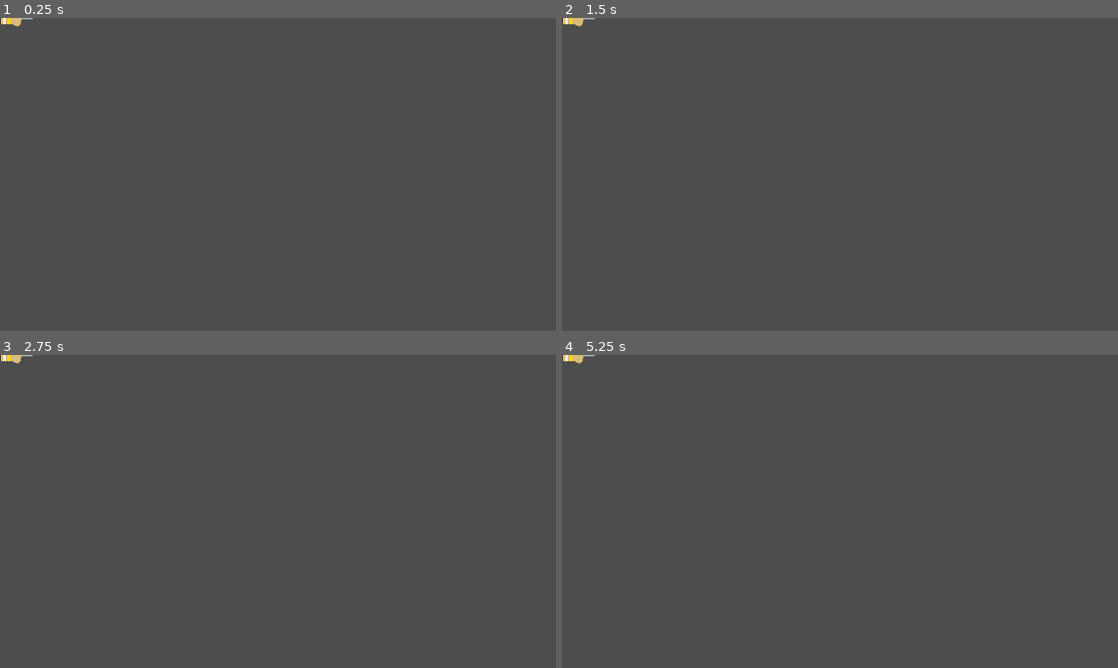
Above: before the commit, frames 1-4 (two rows, left to right).
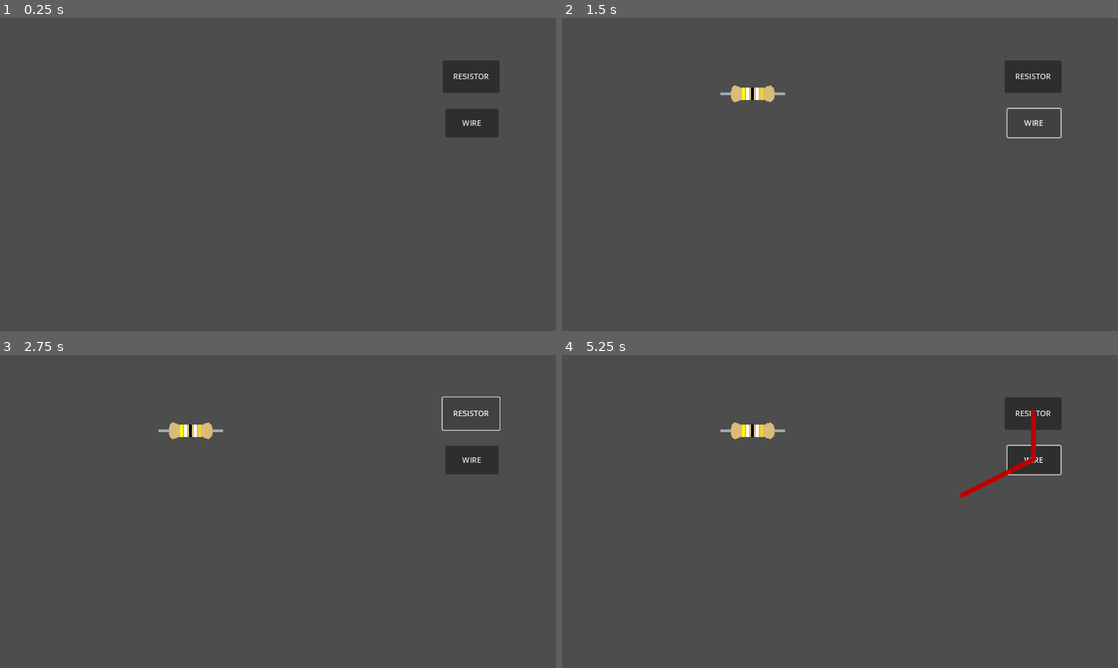
Above: after the commit, the same moments.

Repository: SHADOW-077/PracTrek
Game: Godot game, scene res://game/scenes/Electronics_lab/play_with_resistors.tscn
Two runs of this game, one before a commit and one after it. Both use one fixed random seed, a clock stepped at 60 frames per second and the inputs below.
Inputs (mouse positions are in pixels of both pictures, inside the frame that each line leads up to):
- Up to frame 1 (0.25 s): no input
- Up to frame 2 (1.5 s): click (1034, 77) at 0.5 s, where only the run after the commit has a clickable "RESISTOR"; click (1034, 124) at 1.25 s, where only the run after the commit has a clickable "WIRE"
- Up to frame 3 (2.75 s): click (472, 414) at 2 s, where only the run after the commit has a clickable "RESISTOR"
- Up to frame 4 (5.25 s): click (1034, 461) at 2.75 s, where only the run after the commit has a clickable "WIRE"; click (1034, 414) at 3.5 s, where only the run after the commit has a clickable "RESISTOR"; click (1034, 461) at 4.25 s, where only the run after the commit has a clickable "WIRE"; tap Enter (enter) at 5 s; move the mouse to (962, 495) at 5.02 s; click (962, 495) at 5.1 s

The runs differ from the first frame. In frame 1, 2.0% of the frame differs, in the area x 0-90%, y 0-38%; in frame 2, 1.7%; in frame 3, 1.5%; in frame 4, 2.6%, in the area x 0-90%, y 0-46%.

Commit message:
exported the projecct and made some uui changes

Diff:
--- /dev/null
+++ b/game/scenes/Electronics_lab/play_with_resistors.gd
@@ -0,0 +1,15 @@
+extends Node2D
+
+var resistor = preload("res://game/scenes/Electronics_lab/components/resistor.tscn")
+var wire = preload("res://game/scenes/Electronics_lab/components/wire.tscn")
+@onready var spawn_pos = $Marker2D.global_position
+
+func _on_button_pressed():
+	var resistor_inst = resistor.instantiate()
+	resistor_inst.position = spawn_pos
+	$res_container.add_child(resistor_inst)
+
+
+func _on_button_2_pressed():
+	var wire_inst = wire.instantiate()
+	$wire_container.add_child(wire_inst)
--- a/game/scenes/Electronics_lab/play_with_resistors.tscn
+++ b/game/scenes/Electronics_lab/play_with_resistors.tscn
@@ -1,7 +1,31 @@
 [gd_scene load_steps=2 format=3 uid="uid://biv606gadk4g0"]
 
-[ext_resource type="PackedScene" uid="uid://b3oqb6cta2a7l" path="res://game/scenes/Electronics_lab/components/resistor.tscn" id="1_7158f"]
+[ext_resource type="Script" path="res://game/scenes/Electronics_lab/play_with_resistors.gd" id="1_c34gp"]
 
 [node name="play_with_resistors" type="Node2D"]
+script = ExtResource("1_c34gp")
 
-[node name="resistor" parent="." instance=ExtResource("1_7158f")]
+[node name="Button" type="Button" parent="."]
+offset_left = 917.0
+offset_top = 88.0
+offset_right = 1035.0
+offset_bottom = 155.0
+text = "RESISTOR"
+
+[node name="Button2" type="Button" parent="."]
+offset_left = 923.0
+offset_top = 188.0
+offset_right = 1033.0
+offset_bottom = 247.0
+text = "WIRE
+"
+
+[node name="Marker2D" type="Marker2D" parent="."]
+position = Vector2(395, 157)
+
+[node name="res_container" type="Node" parent="."]
+
+[node name="wire_container" type="Node" parent="."]
+
+[connection signal="pressed" from="Button" to="." method="_on_button_pressed"]
+[connection signal="pressed" from="Button2" to="." method="_on_button_2_pressed"]
Not shown, added: export_presets.cfg
